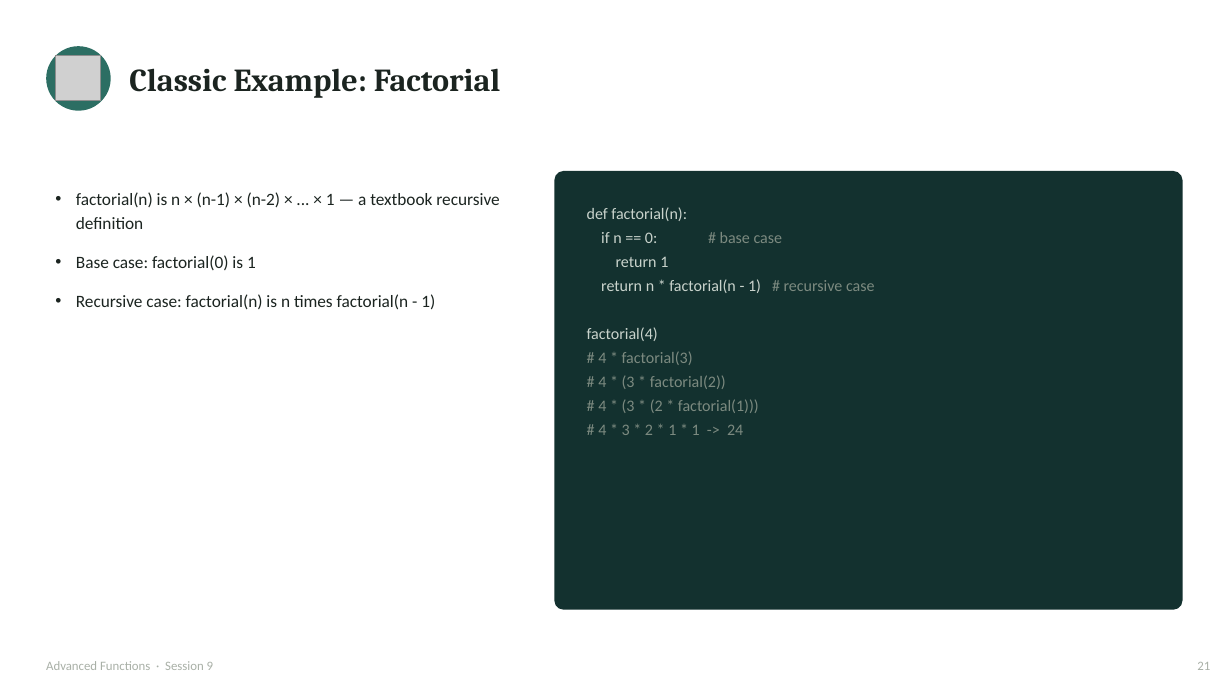
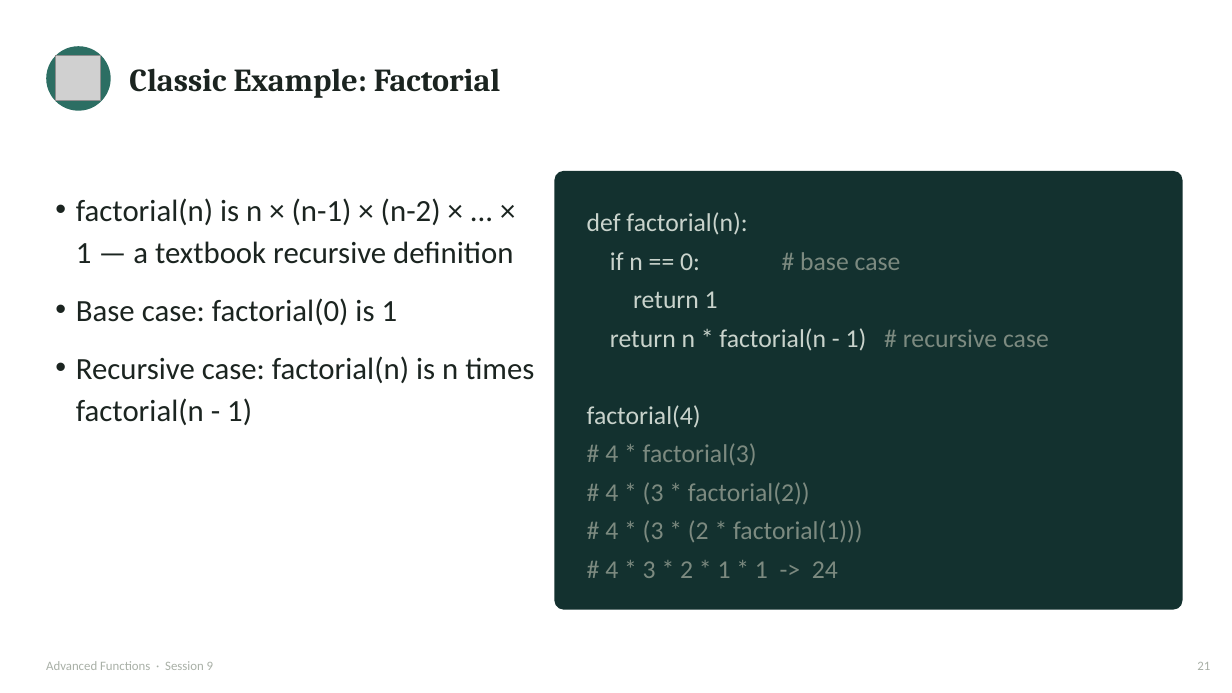
Before and after one commit to waseem-development/ai-ml-course, a slide deck: slide 21 of slides/1_python_slides/8_advanced_functions.pptx. Drawn at 1232x693 pixels with LibreOffice and Linux fonts; fonts in the diff are those of the drawing; grey boxes stand for pictures. Boxes give left, top, right and bottom in pixels: in the first picture for what was removed or moved away, otherwise in the second. Text is boxed around its words. In the diff, an @@ line names an element or a change of style, - is before the commit and + after.

```diff
--- a/slides/1_python_slides/8_advanced_functions.pptx
+++ b/slides/1_python_slides/8_advanced_functions.pptx
@@ text "factorial(n) is n × (n-1) ..." at (76,198,534,425): size 13.5 to 24 pt @@
@@ text "def factorial(n):" at (587,212,1049,578): size 12.5 to 20 pt @@
```
Also in this commit, not shown: 6 other slides changed, 3 other files.
